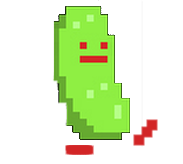
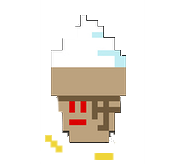
Layered file, before and after one edit (183x164). Changes by layer:
added layer "Pasted Layer #1" above "Pasted Layer" over box(45, 0, 145, 160)
hid "Pasted Layer" over box(52, 0, 158, 155)
